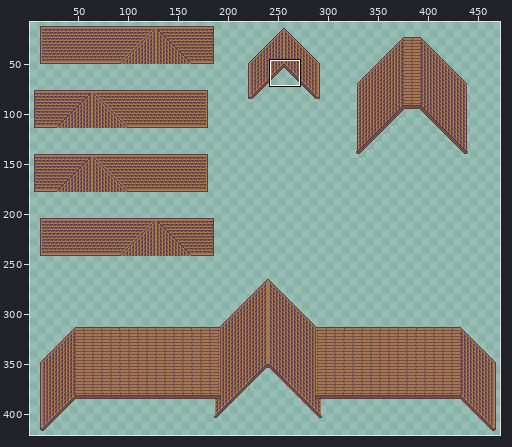
One commit to this sprite sheet: assets/Tilesets/HouseRoof.png. Above, an overview of the earlier version with the close-up marked.
Close-up. Old version:
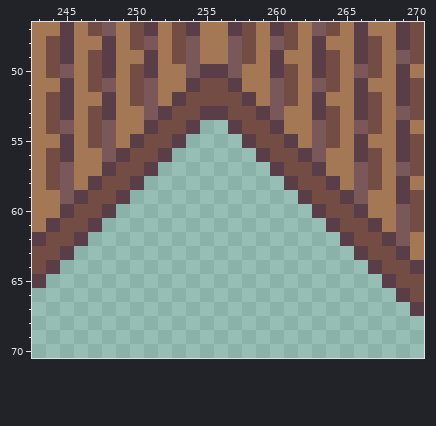
The file is 480x464 pixels. Shown: x 243..270, y 47..70. The wide view leaves out empty margins.
The same view after the edit:
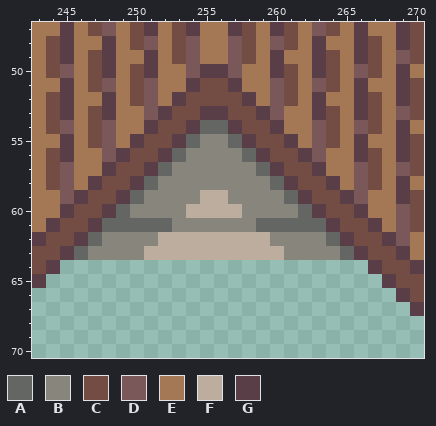
Palette (. is transparent): A #636663  B #87857c  C #734c44  D #7a5859  E #a57855  F #bcad9f  G #593e47
The commit says: added part of the wall for small roof the legs of the player where visible since the hitbox did not totally cover the roof
From old to new:
{"y":54,"x":255,"old":"..","new":"AA"}
{"y":55,"x":254,"old":"....","new":"ABBA"}
{"y":56,"x":253,"old":"......","new":"ABBBBA"}
{"y":57,"x":252,"old":"........","new":"ABBBBBBA"}
{"y":58,"x":251,"old":"..........","new":"ABBBBBBBBA"}
{"y":59,"x":250,"old":"............","new":"ABBBBFFBBBBA"}
{"y":60,"x":249,"old":"..............","new":"ABBBBFFFFBBBBA"}
{"y":61,"x":248,"old":"................","new":"AAAAABBBBBBAAAAA"}
{"y":62,"x":247,"old":"..................","new":"ABBBBFFFFFFFFBBBBA"}
{"y":63,"x":246,"old":"....................","new":"ABBBBFFFFFFFFFFBBBBA"}
